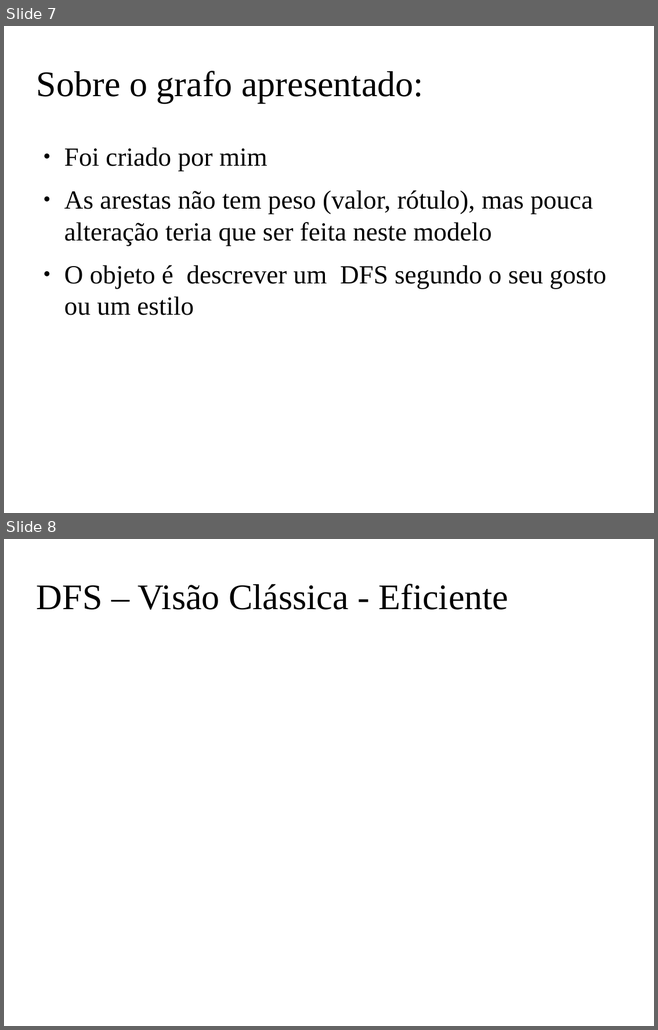
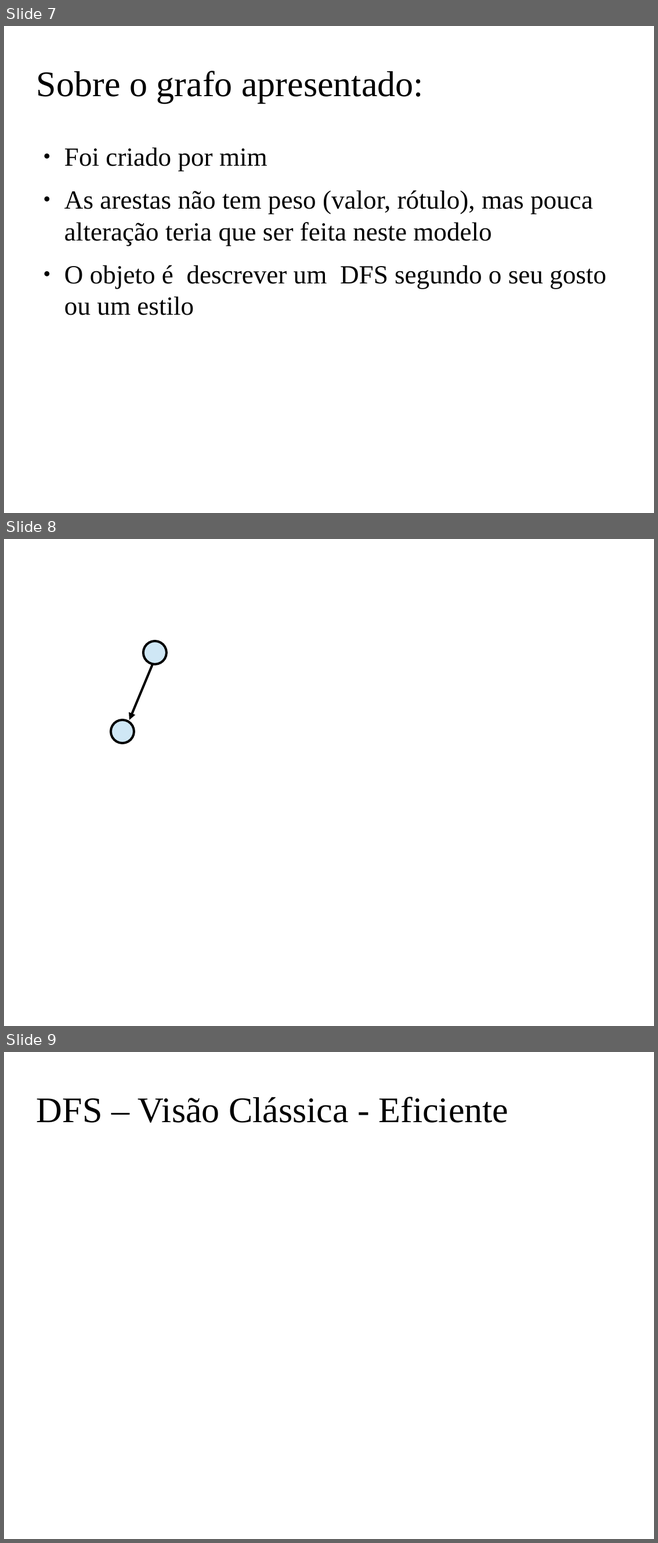
Before and after one commit to claudiosa/CCS, a slide deck: picat/YOUTUBE_dfs_jupyter_picat/slides_picat_jupyter_dfs.odp. Shown one above the other, each under a label of ours: slides 7 and 8 before the commit, slides 7, 8 and 9 after it. The pictures are 658x1030 and 658x1543 pixels, drawn with LibreOffice and Linux fonts; fonts in the diff are those of the drawing; background and template pictures are left out. Boxes give left, top, right and bottom in pixels: in the first picture for what was removed or moved away, otherwise in the second. Text is boxed around its words. In the diff, an @@ line names an element or a change of style, - is before the commit and + after.

```diff
--- a/picat/YOUTUBE_dfs_jupyter_picat/slides_picat_jupyter_dfs.odp
+++ b/picat/YOUTUBE_dfs_jupyter_picat/slides_picat_jupyter_dfs.odp
@@ slide 8 added at (4,539,654,1026), background picture (left out) @@
@@ ellipse added at (143,641,166,664), fill #CFE7F5, outline #000000 2.83 pt @@
@@ arrow added from (152, 664) to (129, 720), #000000 2.83 pt @@
@@ ellipse added at (111,720,134,743), fill #CFE7F5, outline #000000 2.83 pt @@
@@ what was slide 8 is now slide 9 @@
```
Also in this commit, not shown: 1 other slide added, 8 other files.
